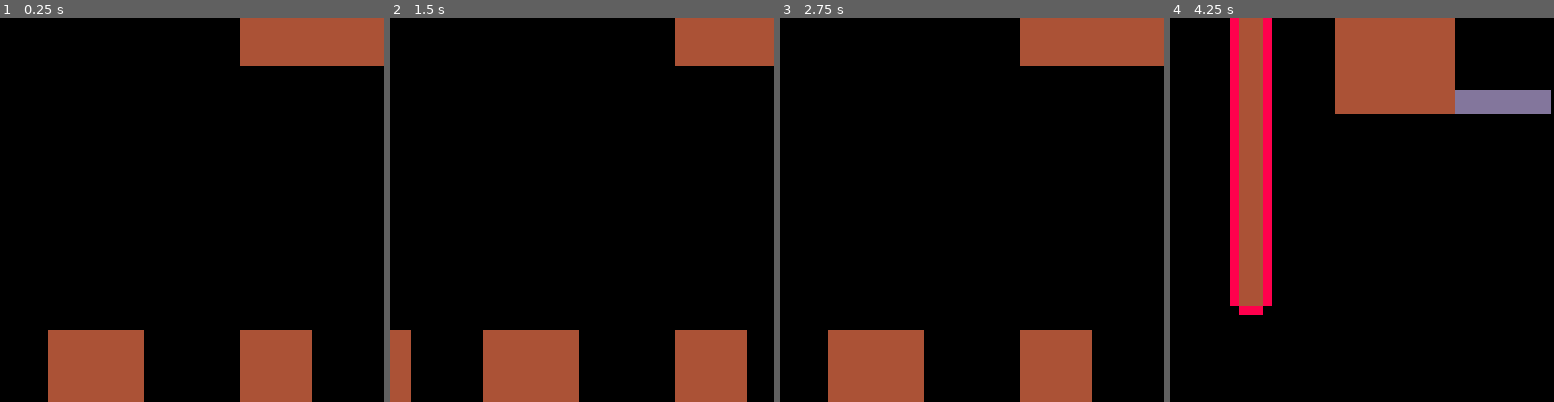
Above: before the commit, frames 1-4 (left to right).
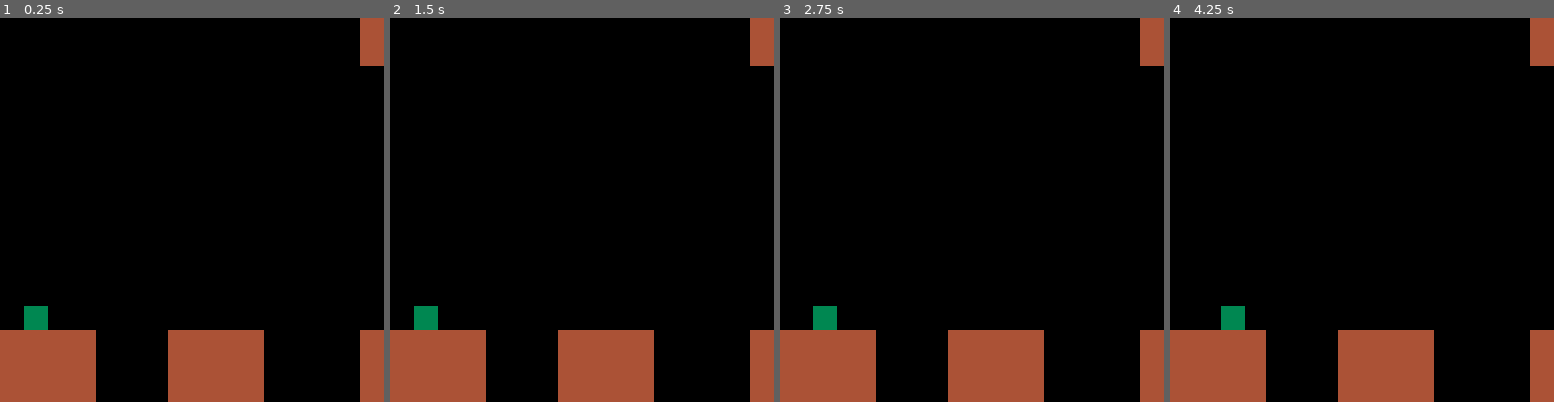
Above: after the commit, the same moments.

Repository: njal3001/astro
Game: PICO-8 cartridge gboy.p8
The game is run twice, just before and just after one commit, with the same random seed, the same clock (stepped at 60 frames per second) and the same inputs.
Inputs:
- Up to frame 1 (0.25 s): no input
- Up to frame 2 (1.5 s): tap X (X key) at 0.33, 1.07 s; tap O (Z key) at 0.7 s
- Up to frame 3 (2.75 s): hold Right 1.6-2.1 s; tap O (Z key) at 1.7, 2.1, 2.5 s; tap X (X key) at 1.85 s; hold Right from 2.47 s (still down)
- Up to frame 4 (4.25 s): tap O (Z key) every 0.4 s from 2.9 to 4.1 s; tap X (X key) at 2.97, 4.08 s; release Right at 3.03 s; hold Left 3.08-3.58 s; hold Right from 4.02 s (still down)

The runs differ from the first frame. In frame 1, 16% of the frame differs, in the area x 0-100%, y 0-100%; in frame 2, 18%; in frame 3, 16%; in frame 4, 29%.

Commit message:
Finished first level

Diff:
--- a/gboy.p8
+++ b/gboy.p8
@@ -46,20 +46,20 @@
 0000000000000000000000000000000000000000000000000000000000000000000000000000000000000000000000000300000000000000000000000000000000000000000000000000000000000000000000000000000000000000000000000000000000000000000000000000000000000000000000000000000000000000
 0000000000000000000000000000000000000000000000000000000000000000000000000000000000000000000000000000000000000000000000000000000000000000000000000000000000000000000000000000000000000000000000000000000000000000000000000000000000000000000000000000000000000000
 __map__
-00000000000000000000000000000030303030303030000000000000000000000000000b300b00003030303030000000000000000b303030303030303030303030303030303030303030303030303000000000000000003030303030303030000000000030303030303030303000000000000000000000000000000000000000
-00000000000000000000000000000030303030303030000000000000000000000000000b300b00003030303030000000000000000b303030303030303030303030303030303030303030303030303000000000000000003030303030303030000000000000000a0a0a0a0a000000000000000000000000000000000000000000
-00000000000000000000000000000000000000000000000000000000000000000000000b300b00003030303030000000000000000b303030303030300a0a0a0a0a303030303030303030303030303000000000000000000000000b30303030000000000000000000000000000000000000000000000000000000000000000000
-00000000000000000000000000000000000000000000000000000000000000000000000b300b000030303030301a1a1a1a0000000b303030303030300000000000303030303030303030303030303000000000000000000000000b30303030000000000000000000000000000000000000000000000000000000000000000000
-00000000000000000000000000000000000000000000000000000000000000000000000b300b0000000000000000000000000000000a0a0a0a0a0a0a00000000000a0a0a0a3030303030303030303000000000000000000000000b30303030000000000000000000000000000000000000000000000000000000000000000000
-00000000000000000000000000000000000000000000000000000000000000000000000b300b000000000000000000000000000000000000000000000000000000000000003030303030303030303000000000000000000000000b30303030000000000000000000000000000000000000000000000000000000000000000000
-00000000000000000000000000000000000000000000000000000000000000000000000b300b000000000000000000000000000000000000000000000000000000000000003030303030303030303000000000000000000000000b30303030000000000000000000000000000000000000000000000000000000000000000000
-00000000000000000000000000000000000000000000000000000000000000000000000b300b00000000000000000000000000000000000000000a000000000000000000003030303030303030303000000000000000000000000b30303030000000000000000000000000000000000000000000000000000000000000000000
-00000000000000000000000000000000000000000000000000000000000000000000000b300b000000000000000000000000000000000000000b300b0000000000000000000000000000000000000000000000000000000000000b30303030000000000000000000000000000000000000000000000000000000000000000000
-00000000000000000000000000000000000000000000000000000000000000000000000b300b000000000000000000000000000000000000000b300b0000000000000000000000000000000000000000000000000000000000000b30303030000000001a000000000000001a0000000000000000000000000000000000000000
-00000000000000000000000000000000000000000000000000000000000000000000000b300b000000000000000000000000000000000000000b300b0000000000000000000000000000000000000000000000000000000000000b30303030000000000000000000000000000000000000000000000000000000000000000000
-00000000000000000000000000000000000000000000000000003030303030000000000b300b00000000000000000000000000001a0000001a000a00001a000a00000000000000000000000000000000000000000000000000000b30303030000000000000000000000000000000000000000000000000000000000000000000
-0000000000000000000000000000000000000000000000000000303030303000000000000a000000000000000000000000000000000000000000000000000b300b000000000000000000000000000000000000000000000000000b30303030000000000000000000000000000000000000000000000000000000000000000000
-30303030000000303030300000000030303000000000000000003030303030000000000000000000000000000000000000000000000000000000000000000b300b00000000000000000000000000000000000000000000000000000a0a0a0a0000000000002c000000002e000000000000000000000000000000000000000000
-30303030000000303030300000000030303000000000000000003030303030000000000000000000000000000000000000000000000000000000000000000b300b000000002c2e0000002c0000002e00000000000000002c002e00000000000100000000000a000000000a000000000000000000000000000000000000000000
-30303030000000303030300000000030303000000000000000003030303030000000000000000000000000000000000000000000000000000000000000000b300b003030303030000000303030303030303000000030303030303030303030303000000000303030303030000000000000000000000000000000000000000000
+00000000000000000000000000000030303030303030000000000000000000000000000b300b00003030303030000000000000000b3030303030303030303030303030303030303030303030303030000000000000000030303030303030300000000030303030303030000000000000303030000000000000000b3030303030
+00000000000000000000000000000030303030303030000000000000000000000000000b300b00003030303030000000000000000b303030303030303030303030303030303030303030303030303000000000000000003030303030303030000000000000000a0a0a0a000000000000000000000000000000000b3030303030
+00000000000000000000000000000000000000000000000000000000000000000000000b300b00003030303030000000000000000b303030303030300a0a0a0a0a303030303030303030303030303000000000000000000000000b303030300000000000000000000000000000000000000000000000000000000b3030303030
+00000000000000000000000000000000000000000000000000000000000000000000000b300b000030303030301a1a1a1a0000000b303030303030300000000000303030303030303030303030303000000000000000000000000b303030300000000000000000000000000000000000000000000000000000000b3030303030
+00000000000000000000000000000000000000000000000000000000000000000000000b300b0000000000000000000000000000000a0a0a0a0a0a0a00000000000a0a0a0a3030303030303030303000000000000000000000000b303030300000000000000000000000000000000000000000000000000000000b3030303030
+00000000000000000000000000000000000000000000000000000000000000000000000b300b000000000000000000000000000000000000000000000000000000000000003030303030303030303000000000000000000000000b303030300000000000000000000000000000000000000000000000000000000b3030303030
+00000000000000000000000000000000000000000000000000000000000000000000000b300b000000000000000000000000000000000000000000000000000000000000003030303030303030303000000000000000000000000b303030300000000000000000000000000000000000000000000000000000000b3030303030
+00000000000000000000000000000000000000000000000000000000000000000000000b300b00000000000000000000000000000000000000000a000000000000000000003030303030303030303000000000000000000000000b303030300000000000000000000000000000000000000000000000000000000b3030303030
+00000000000000000000000000000000000000000000000000000000000000000000000b300b000000000000000000000000000000000000000b300b0000000000000000000000000000000000000000000000000000000000000b303030300000000000000000000000000000000000000000000000000000000b3030303030
+00000000000000000000000000000000000000000000000000000000000000000000000b300b000000000000000000000000000000000000000b300b0000000000000000000000000000000000000000000000000000000000000b30303030000000000000002c00002e000000000000000000000000000000000b3030303030
+00000000000000000000000000000000000000000000000000000000000000000000000b300b000000000000000000000000000000000000000b300b0000000000000000000000000000000000000000000000000000000000000b303030300000000000000030303030303000000000000000000000000000000b3030303030
+00000000000000000000000000000000000000000000000000003030303030000000000b300b00000000000000000000000000001a0000001a000a00001a000a00000000000000000000000000000000000000000000000000000b303030300000000000000030303030303000000000000000000000000000000b3030303030
+0001000000000000000000000000000000000000000000000000303030303000000000000a000000000000000000000000000000000000000000000000000b300b000000000000000000000000000000000000000000000000000b303030300000000000000030303030303000000000000000000000000000000b3030303030
+30303030000000303030300000000030303000000000000000003030303030000000000000000000000000000000000000000000000000000000000000000b300b00000000000000000000000000000000000000000000000000000a0a0a0a00000000000000303030303030000000001a0000001a1a0000001a000a0a0a0a0a
+30303030000000303030300000000030303000000000000000003030303030000000000000000000000000000000000000000000000000000000000000000b300b000000002c2e0000002c0000002e00000000000000002c002e0000000000000000002c002e303030303030000000002c00000000000000002e000000000000
+30303030000000303030300000000030303000000000000000003030303030000000000000000000000000000000000000000000000000000000000000000b300b003030303030000000303030303030303000000030303030303030303030303000003030303030303030300000000030303030303030303030303030303030
 3030303000000030303030000000003030300000000000000000303030303000000000000000000000000000000000000000000000000000000000000000000000000000000000000000000000000000000000000000000000000000000000000000000000000000000000000000000000000000000000000000000000000000
--- a/objects.lua
+++ b/objects.lua
@@ -108,17 +108,19 @@
 smasher = new_type(44)
 
 function smasher:update()
-    -- gravity
-    if not self:check_solid(0, g_dir) then
-        self.speed_y = approach(self.speed_y, g_dir * 5.1, 0.12)
+    if self.x + 8 * self.width >= camera_x and self.x <= camera_x + 127 then
+        -- gravity
+        if not self:check_solid(0, g_dir) then
+            self.speed_y = approach(self.speed_y, g_dir * 5.1, 0.12)
+        end
+
+        -- apply
+        self:move_y(self.speed_y)
+
+        self.destroyed =
+        (self.y > (level.height + level.y) * 8 + 24 and g_dir == 1) or
+        (self.y < level.y * 8 - 32 and g_dir == -1)
     end
-
-    -- apply
-    self:move_y(self.speed_y)
-
-    self.destroyed =
-    (self.y > (level.height + level.y) * 8 + 24 and g_dir == 1) or
-    (self.y < level.y * 8 - 32 and g_dir == -1)
 end
 
 function smasher:draw()
